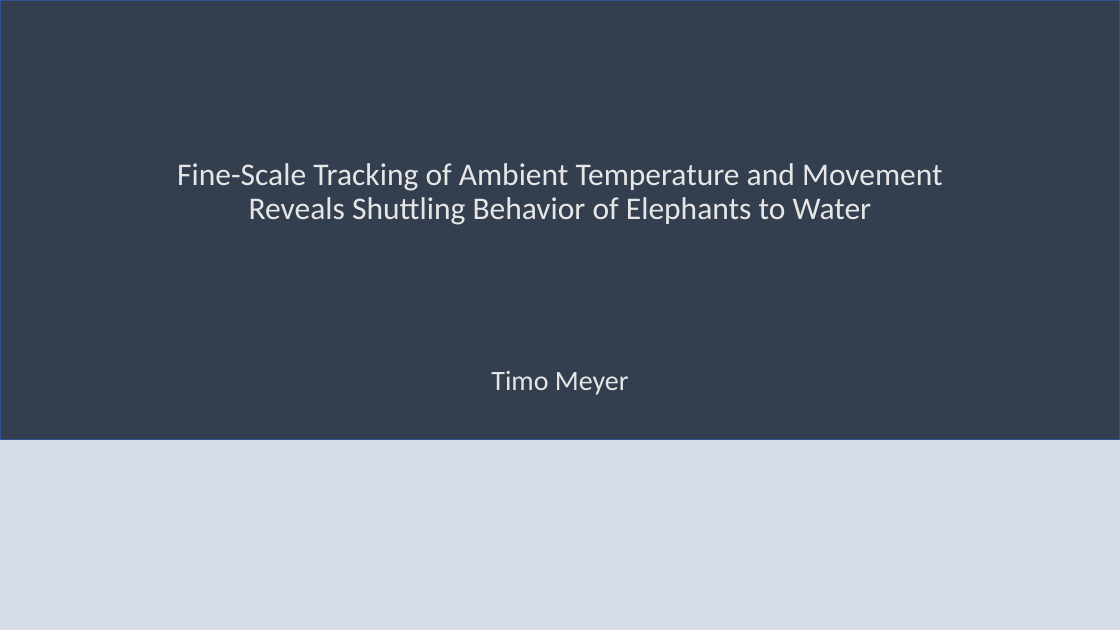
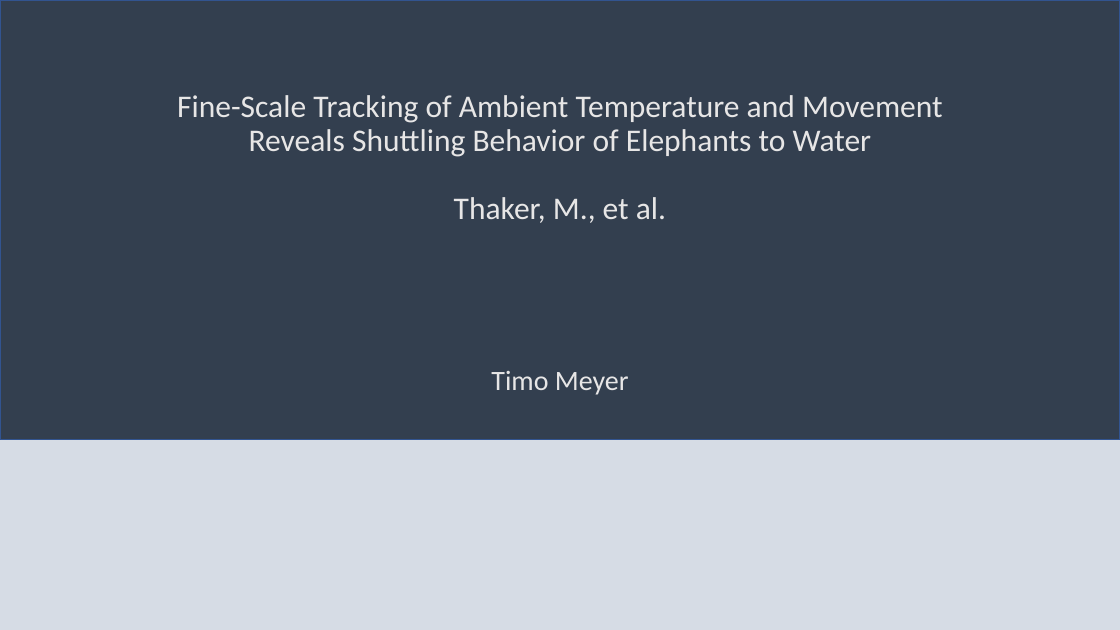
Before and after one commit to TimoM2110/Elephants-Moving-Data, a slide deck: slide 1 of Presentation Paper.pptx. Drawn at 1120x630 pixels with LibreOffice and Linux fonts; fonts in the diff are those of the drawing. Boxes give left, top, right and bottom in pixels: in the first picture for what was removed or moved away, otherwise in the second. Text is boxed around its words. In the diff, an @@ line names an element or a change of style, - is before the commit and + after.

```diff
--- a/Presentation Paper.pptx
+++ b/Presentation Paper.pptx
@@ title at (177,95,943,223): text changed @@
-Fine-Scale Tracking of Ambient Temperature and Movement Reveals Shuttling Behavior of Elephants to Water
+Fine-Scale Tracking of Ambient Temperature and Movement Reveals Shuttling Behavior of Elephants to Water
+Thaker, M., et al.
```
Also in this commit, not shown: 12 other slides changed, 2 slides added.
